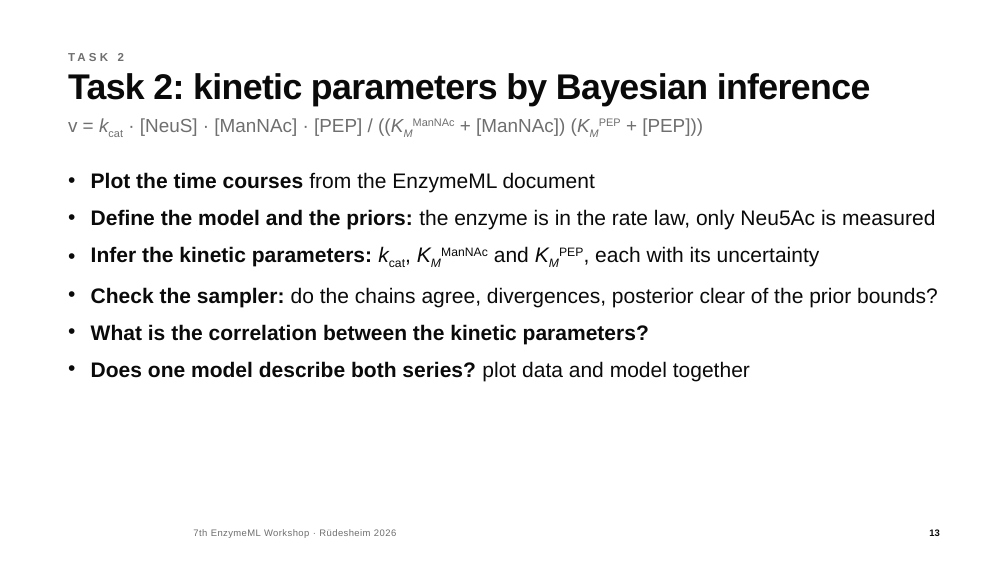
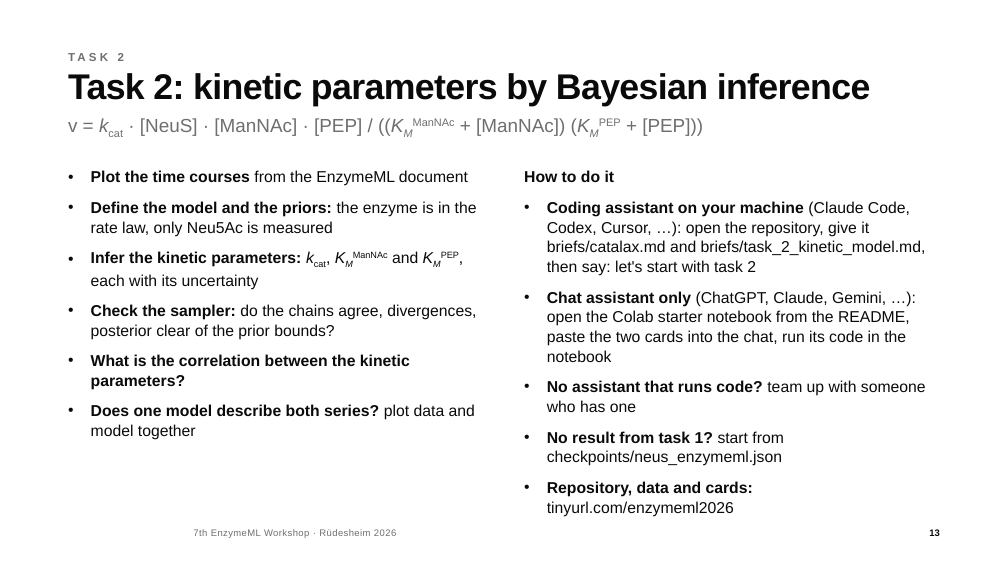
Before and after one commit to haeussma/enzymeml-workshop-modelling-2026, a slide deck: slide 13 of slides/workshop.pptx. Drawn at 1008x567 pixels with LibreOffice and Linux fonts; fonts in the diff are those of the drawing; background and template pictures are left out. Boxes give left, top, right and bottom in pixels: in the first picture for what was removed or moved away, otherwise in the second. Text is boxed around its words. In the diff, an @@ line names an element or a change of style, - is before the commit and + after.

```diff
--- a/slides/workshop.pptx
+++ b/slides/workshop.pptx
@@ text "Plot the time courses from ..." at bbox=[91, 170, 477, 440]: size 20 to 15 pt @@
@@ text added at bbox=[524, 170, 926, 466], 15 pt, text #0A0A0A @@
+How to do it
+• Coding assistant on your machine (Claude Code, Codex, Cursor, …): open the repository, give it briefs/catalax.md and briefs/task_2_kinetic_model.md, then say: let's start with task 2
+• Chat assistant only (ChatGPT, Claude, Gemini, …): open the Colab starter notebook from the README, paste the two cards into the chat, run its code in the notebook
+• No assistant that runs code? team up with someone who has one
+• No result from task 1? start from checkpoints/neus_enzymeml.json
+• Repository, data and cards: tinyurl.com/enzymeml2026
```
Also in this commit, not shown: 1 other slide changed, 2 other files.
